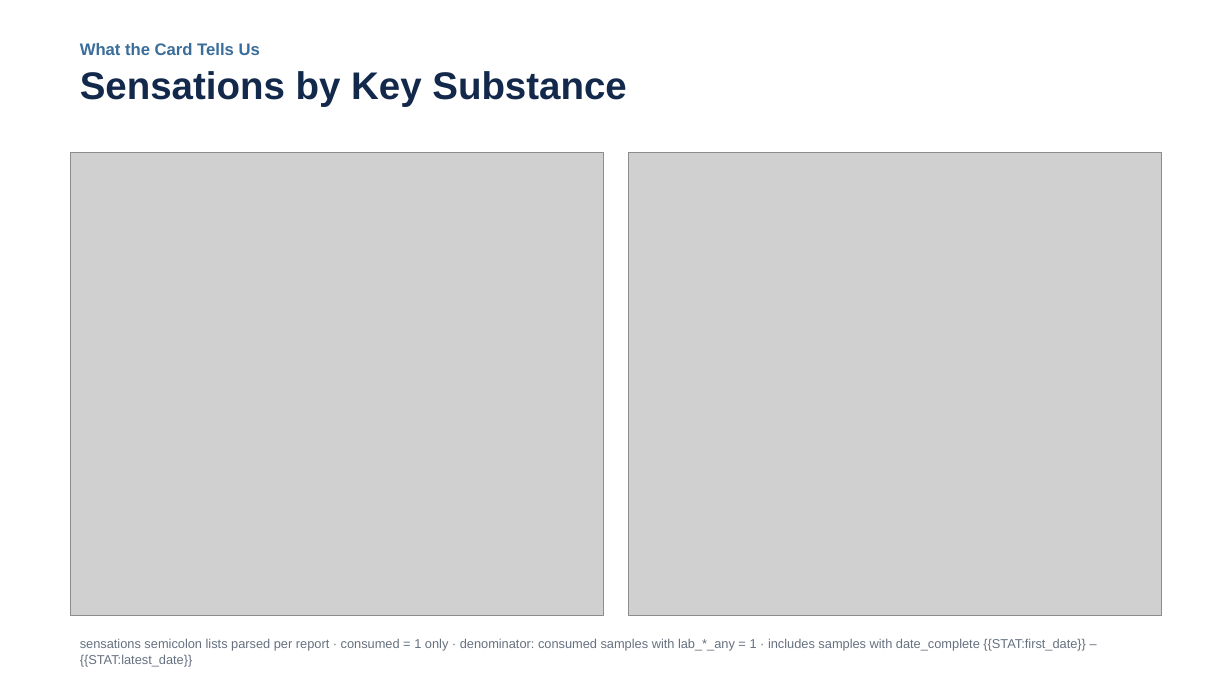
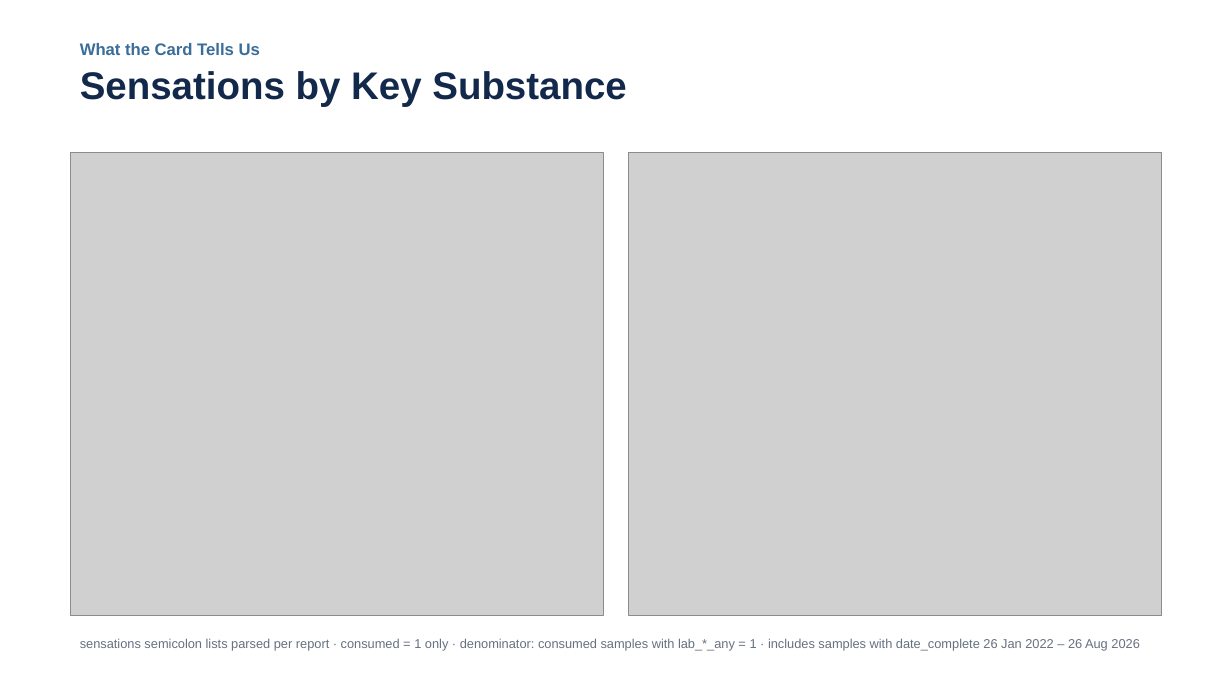
Before and after one commit to opioiddatalab/ncslides, a slide deck: slide 18 of docs/nc-drug-checking-latest.pptx. Drawn at 1232x693 pixels with LibreOffice and Linux fonts; fonts in the diff are those of the drawing; grey boxes stand for pictures. Boxes give left, top, right and bottom in pixels: in the first picture for what was removed or moved away, otherwise in the second. Text is boxed around its words. In the diff, an @@ line names an element or a change of style, - is before the commit and + after.

```diff
--- a/docs/nc-drug-checking-latest.pptx
+++ b/docs/nc-drug-checking-latest.pptx
@@ text at box(80, 638, 1140, 651): text changed @@
-sensations semicolon lists parsed per report · consumed = 1 only · denominator: consumed samples with lab_*_any = 1 · includes samples with date_complete {{STAT:first_date}} – {{STAT:latest_date}}
+sensations semicolon lists parsed per report · consumed = 1 only · denominator: consumed samples with lab_*_any = 1 · includes samples with date_complete 26 Jan 2022 – 26 Aug 2026
```
Also in this commit, not shown: 36 other slides changed, 7 slides added, 7 slides removed, 5 other files.
